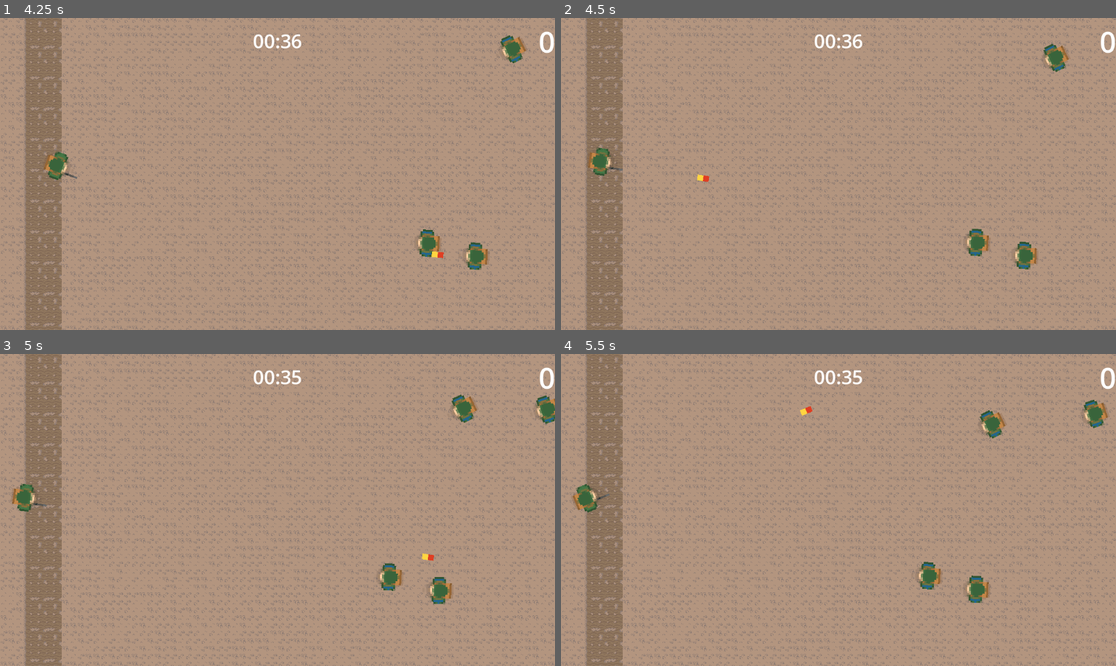
Above: before the commit, frames 1-4 (two rows, left to right).
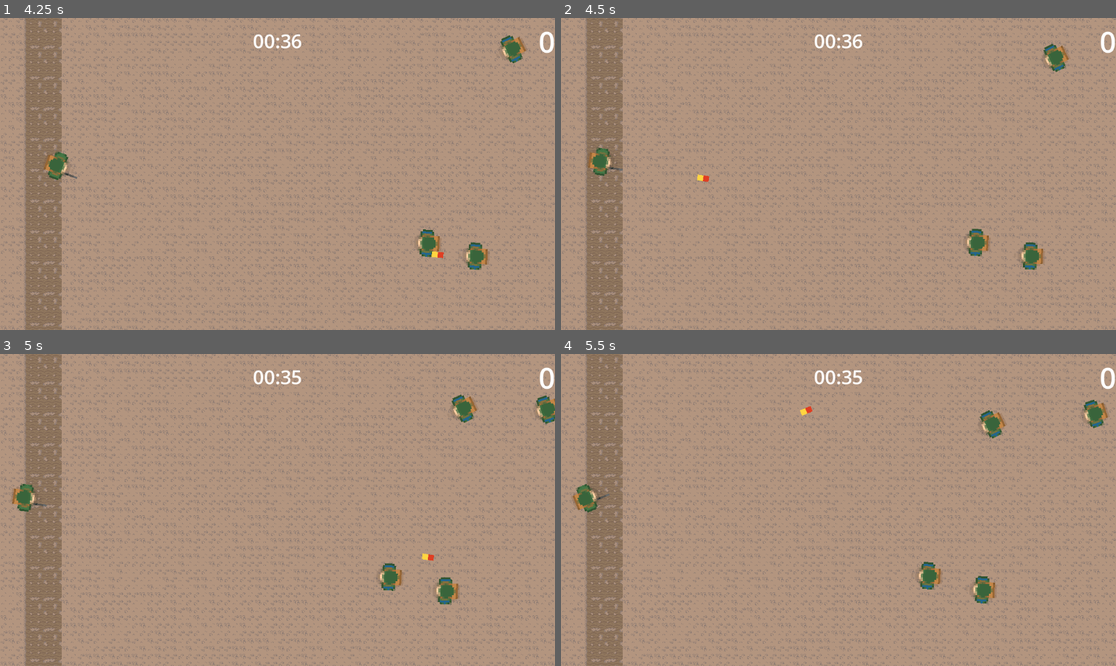
Above: after the commit, the same moments.

Repository: haven-jeon/ww1
Game: Godot game, scene res://scenes/stage_1.tscn
Two runs of this game, one before a commit and one after it. Both use one fixed random seed, a clock stepped at 60 frames per second and the inputs below. The project has no main scene, so this scene is started directly.
Inputs (mouse positions are in pixels of both pictures, inside the frame that each line leads up to):
- Up to frame 1 (4.25 s): click "Start" at 0.5 s; tap Enter at 1.25 s; move the mouse to (399, 158) at 1.27 s; hold D (right) 1.28-2.03 s; click (399, 158) at 1.35 s; move the mouse to (166, 189) at 2.02 s; hold S (down) 2.03-2.78 s; click (166, 189) at 2.1 s; move the mouse to (333, 105) at 2.77 s; hold D (right) 2.78-3.53 s; click (333, 105) at 2.85 s; move the mouse to (249, 236) at 3.52 s; hold W (up) from 3.53 s (still down); click (249, 236) at 3.6 s
- Up to frame 2 (4.5 s): move the mouse to (1005, 220) at 4.27 s; release W (up) at 4.28 s; hold A (left) from 4.28 s (still down); click (1005, 220) at 4.35 s
- Up to frame 3 (5 s): keep holding A (left)
- Up to frame 4 (5.5 s): keep holding A (left); move the mouse to (672, 463) at 5.02 s; click (672, 463) at 5.1 s

Frame 1 is identical in both runs. In frame 2, 0.3% of the frame differs, in the area x 81-87%, y 71-81%; in frame 3, 0.3%, in the area x 77-83%, y 71-81%; in frame 4, 0.3%.

Commit message:
update for lecture 3

Diff:
--- a/scenes/character_status.tres
+++ b/scenes/character_status.tres
@@ -7,4 +7,4 @@
 script = ExtResource("1_sklb8")
 Name = "Enemy_1"
 Class = 1
-Health = 20.0
+Health = 50.0
--- a/scenes/enemy.tscn
+++ b/scenes/enemy.tscn
@@ -1,12 +1,12 @@
-[gd_scene load_steps=11 format=3 uid="uid://1w4ue7iy6asu"]
+[gd_scene load_steps=12 format=3 uid="uid://1w4ue7iy6asu"]
 
 [ext_resource type="Script" path="res://scripts/enemy.gd" id="1_4ojoq"]
 [ext_resource type="Texture2D" uid="uid://dtlgfkagj4a3j" path="res://assets/soldier-enemy-Sheet.png" id="1_bumv5"]
-[ext_resource type="PackedScene" uid="uid://b8ttt3oau7amr" path="res://scenes/health_component.tscn" id="2_7tlfk"]
-[ext_resource type="Resource" uid="uid://bl6t6i7oaxl3u" path="res://scenes/character_status.tres" id="3_wbtga"]
+[ext_resource type="Script" path="res://scripts/HealthComponent.gd" id="3_1u226"]
+[ext_resource type="Script" path="res://scripts/character_status.gd" id="4_1ba1r"]
 
 [sub_resource type="RectangleShape2D" id="RectangleShape2D_nocoo"]
-size = Vector2(7, 6)
+size = Vector2(12.5, 15.5)
 
 [sub_resource type="Animation" id="Animation_qxct1"]
 length = 0.001
@@ -110,14 +110,20 @@
 "running": SubResource("Animation_i3vlp")
 }
 
+[sub_resource type="Resource" id="Resource_d7ea1"]
+resource_local_to_scene = true
+script = ExtResource("4_1ba1r")
+Name = "Enemy_1"
+Class = 1
+Health = 50.0
+
 [node name="Enemy" type="CharacterBody2D" groups=["enemy"]]
 scale = Vector2(2, 2)
 collision_layer = 2
+motion_mode = 1
 script = ExtResource("1_4ojoq")
-
-[node name="CollisionShape2D" type="CollisionShape2D" parent="."]
-position = Vector2(-1, 0)
-shape = SubResource("RectangleShape2D_nocoo")
+speed = 200.0
+knock_speed = 700.0
 
 [node name="soldier" type="Sprite2D" parent="."]
 scale = Vector2(2, 2)
@@ -125,12 +131,17 @@
 hframes = 4
 vframes = 4
 
+[node name="CollisionShape2D" type="CollisionShape2D" parent="."]
+position = Vector2(-1.25, 0.25)
+shape = SubResource("RectangleShape2D_nocoo")
+
 [node name="AnimationPlayer" type="AnimationPlayer" parent="."]
 unique_name_in_owner = true
 libraries = {
 "": SubResource("AnimationLibrary_qpjt8")
 }
 
-[node name="HealthComponent" parent="." instance=ExtResource("2_7tlfk")]
+[node name="HealthComponent" type="Node2D" parent="."]
 unique_name_in_owner = true
-STATUS = ExtResource("3_wbtga")
+script = ExtResource("3_1u226")
+STATUS = SubResource("Resource_d7ea1")
--- a/scenes/stage_1.tscn
+++ b/scenes/stage_1.tscn
@@ -1407,7 +1407,6 @@
 position = Vector2(576, 328)
 
 [node name="spawn_timer" type="Timer" parent="."]
-autostart = true
 
 [node name="player" parent="." instance=ExtResource("2_0ocjg")]
 position = Vector2(94, 303)
--- a/scripts/Bullet.gd
+++ b/scripts/Bullet.gd
@@ -14,10 +14,10 @@
 	position += transform.x * speed * delta
 
 
-
 func _on_body_entered(body: Node2D) -> void:
 	if body.is_in_group("enemy") and not body.health.isdie:
-		body.damage(attack_component)
+		var bullet_dir: Vector2 = global_transform.x
+		body.damage(attack_component, bullet_dir)
 		queue_free()
 
 
--- a/scripts/HealthComponent.gd
+++ b/scripts/HealthComponent.gd
@@ -10,6 +10,7 @@
 
 func damage(attack: Attack):
 	STATUS.Health -= attack.attack_damage
+	print(STATUS.Health)
 	if STATUS.Health <= 0 and not isdie:
 		isdie = true
 		emit_signal("die")
--- a/scripts/enemy.gd
+++ b/scripts/enemy.gd
@@ -4,11 +4,13 @@
 signal die
 
 @export var speed: float
+@export var knock_speed: float
 
 @onready var anim: AnimationPlayer = %AnimationPlayer
 @onready var health: HealthComponent = %HealthComponent
 
 var target: Vector2 = Vector2.ZERO
+var knockdir: Vector2 = Vector2.ZERO
 
 func _ready() -> void:
 	set_physics_process(false)
@@ -22,6 +24,9 @@
 	if position.distance_to(target) < 10:
 		velocity = Vector2.ZERO
 		anim.play('idle')
+	if knockdir != Vector2.ZERO:
+		velocity = knockdir * knock_speed
+		knockdir = Vector2.ZERO
 	move_and_slide()
 
 func rush(tgt: Vector2) -> void:
@@ -29,7 +34,8 @@
 	set_physics_process(true)
 
 
-func damage(attack: Attack) -> void:
+func damage(attack: Attack, bullet_dir: Vector2) -> void:
+	knockdir = global_transform.x.direction_to(bullet_dir)
 	health.damage(attack)
 
 
--- a/scripts/ui.gd
+++ b/scripts/ui.gd
@@ -27,7 +27,7 @@
 	var mins = int(time) / 60
 	time -= mins * 60
 	var secs = int(time)
-	return "%0*d" % [2, mins] + ":" + "%0*d" % [2, secs]
+	return "%02d" % mins + ":" + "%02d" % secs
 
 
 func _on_startbtn_pressed() -> void:
